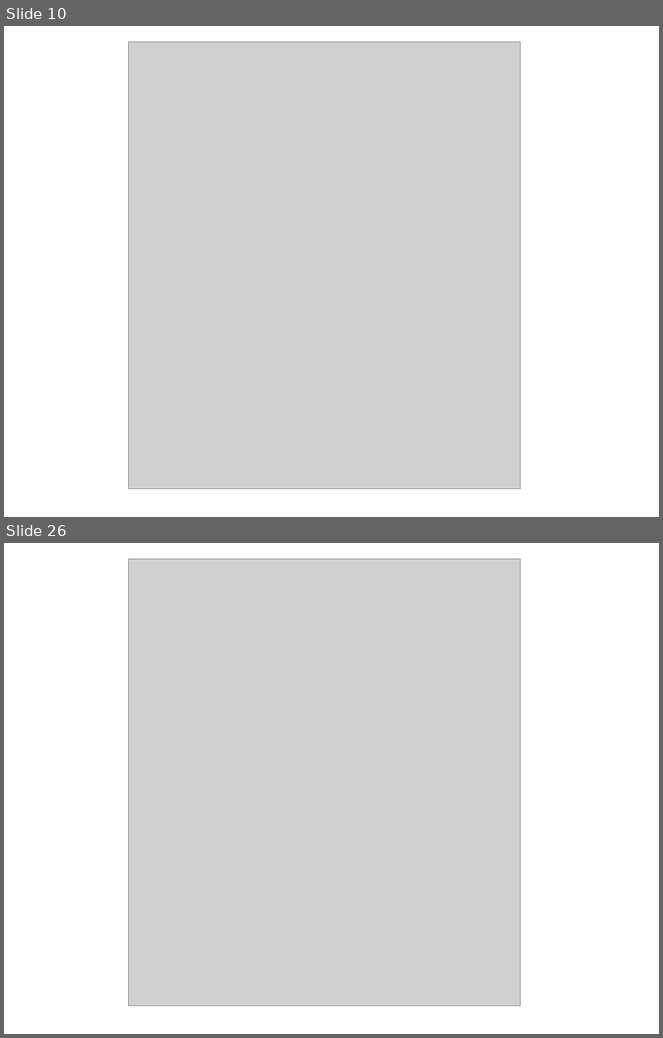
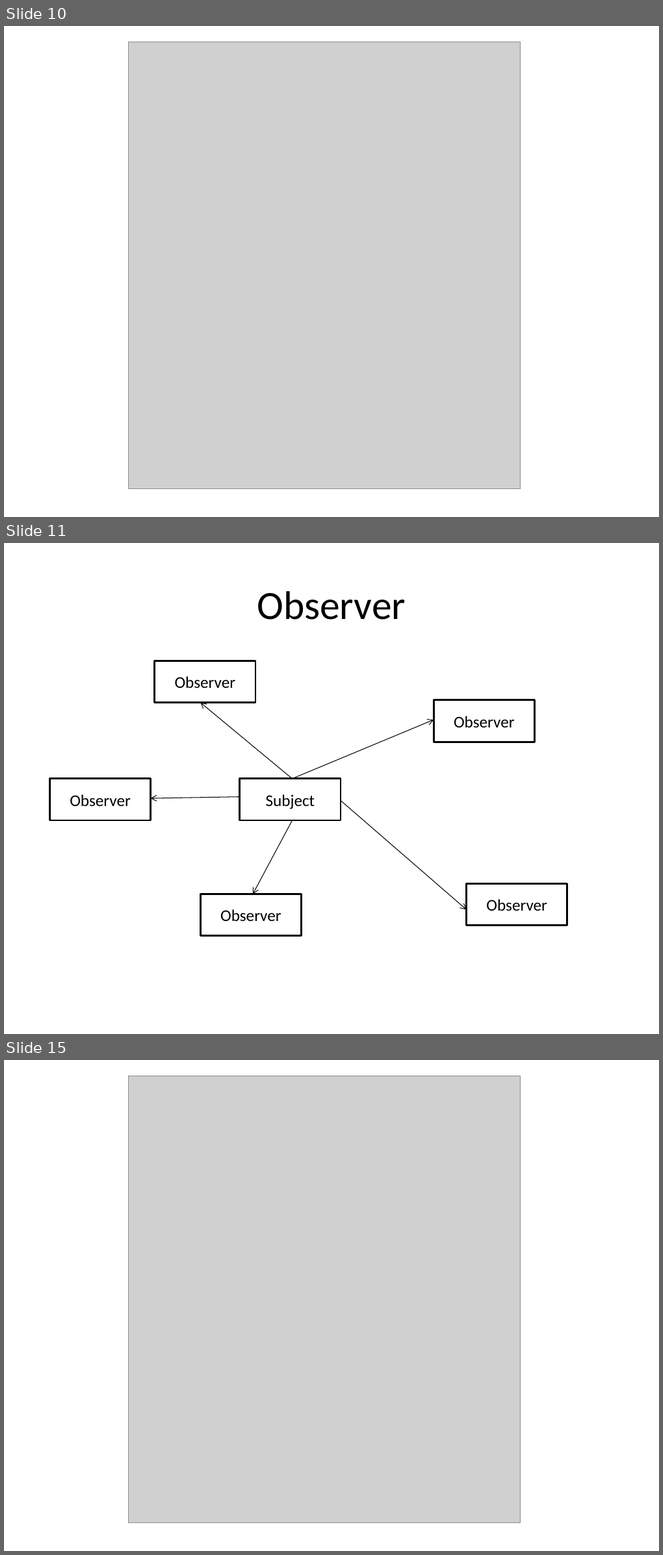
Before and after one commit to lackita/DesignPatterns, a slide deck: DesignPatterns.odp. Shown one above the other, each under a label of ours: slides 10 and 26 before the commit, slides 10, 11 and 15 after it; the slides between them are not shown. The pictures are 663x1038 and 663x1555 pixels, drawn with LibreOffice and Linux fonts; fonts in the diff are those of the drawing; grey boxes stand for pictures. Boxes give left, top, right and bottom in pixels: in the first picture for what was removed or moved away, otherwise in the second. Text is boxed around its words. In the diff, an @@ line names an element or a change of style, - is before the commit and + after.

```diff
--- a/DesignPatterns.odp
+++ b/DesignPatterns.odp
@@ slide 11 added at box(4, 543, 659, 1034), background #FFFFFF @@
@@ title added at box(257, 591, 406, 620), 44 pt, text #000000 @@
+Observer
@@ rectangle added at box(155, 661, 256, 703), fill #FFFFFF, outline #000000 2.01 pt, 18 pt, text #000000 @@
+Observer
@@ arrow added from (293, 779) to (200, 703), #000000 0.74 pt @@
@@ rectangle added at box(434, 700, 534, 742), fill #FFFFFF, outline #000000 2.01 pt, 18 pt, text #000000 @@
+Observer
@@ arrow added from (293, 779) to (434, 720), #000000 0.74 pt @@
@@ rectangle added at box(50, 779, 151, 821), fill #FFFFFF, outline #000000 2.01 pt, 18 pt, text #000000 @@
+Observer
@@ rectangle added at box(240, 779, 341, 821), fill #FFFFFF, outline #000000 2.01 pt, 18 pt, text #000000 @@
+Subject
@@ arrow added from (240, 797) to (151, 798), #000000 0.74 pt @@
@@ arrow added from (341, 801) to (467, 910), #000000 0.74 pt @@
@@ arrow added from (293, 821) to (253, 894), #000000 0.74 pt @@
@@ rectangle added at box(467, 884, 568, 926), fill #FFFFFF, outline #000000 2.01 pt, 18 pt, text #000000 @@
+Observer
@@ rectangle added at box(200, 894, 302, 936), fill #FFFFFF, outline #000000 2.01 pt, 18 pt, text #000000 @@
+Observer
@@ what was slide 26 is now slide 15 @@
```
Also in this commit, not shown: 9 slides changed, 5 other slides added, 4 slides removed.
